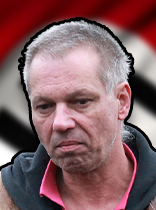
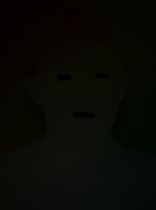
Before/after of a (156, 210) layered artwork. What changed in the layer stack:
added group "Group 2" with 2 layers in group "Group 1" over [0, 0, 156, 210]
added layer "Layer 6" (color dodge, 63%) in group "Group 2" over [0, 0, 156, 210]
added layer "Layer 7" in group "Group 2" over [0, 12, 156, 210]
hid "Christian Worch" over [0, 19, 156, 210]
added layer "Layer 4" above "Layer 3" over [0, 0, 156, 210]
added layer "Layer 3" above "Layer 2" over [0, 0, 156, 210]
